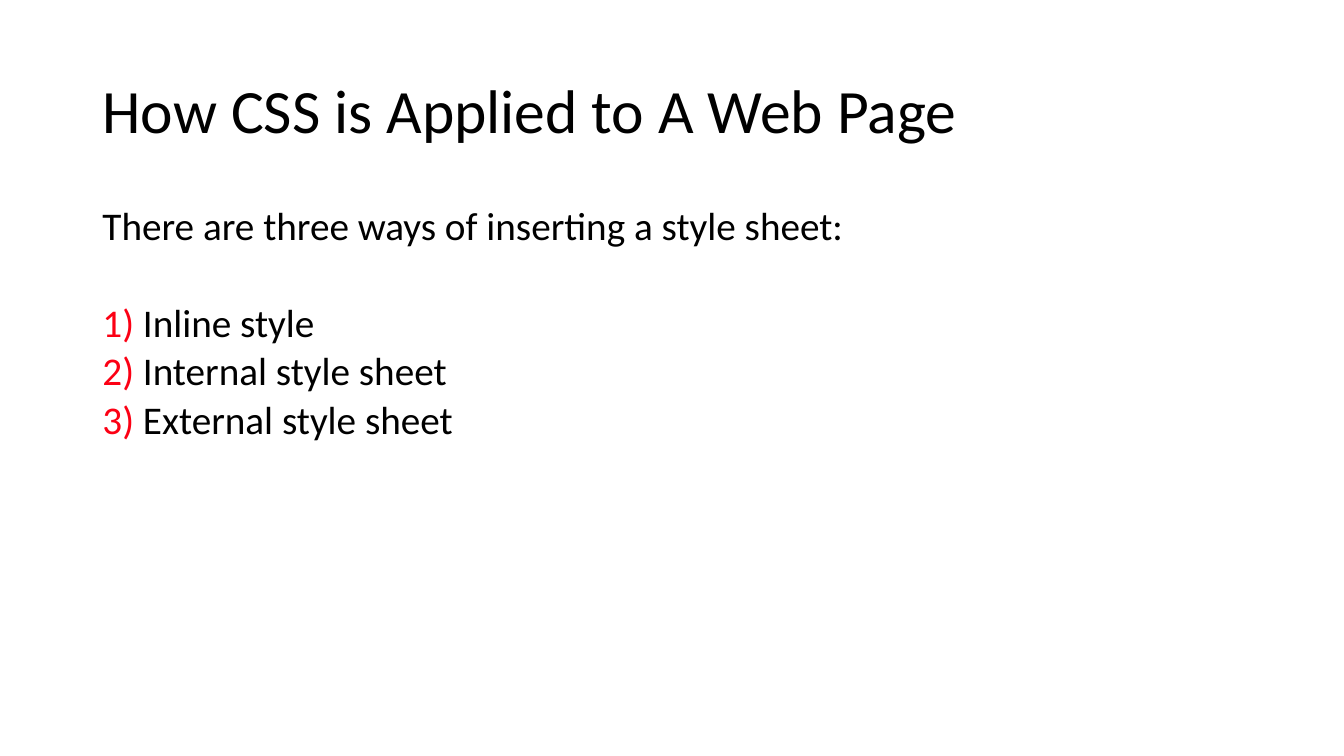
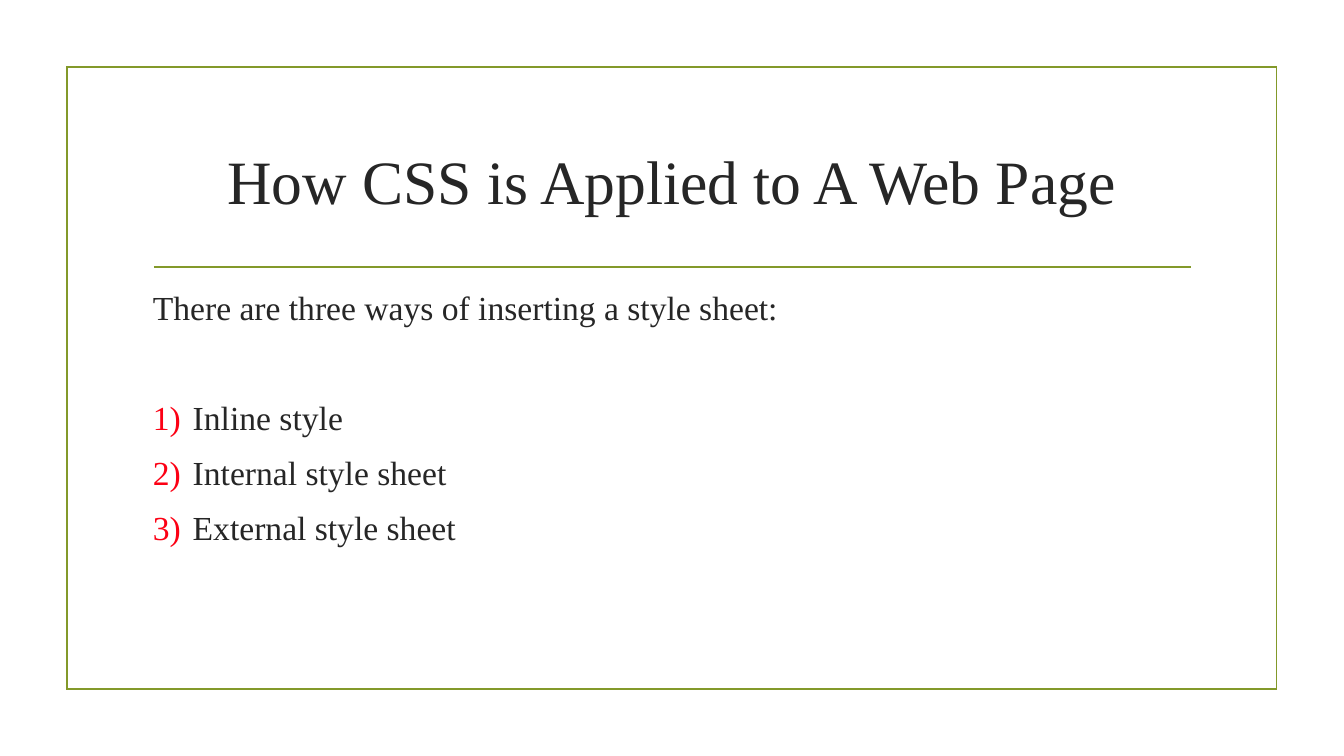
Before and after one commit to saikirandd/cssworkshop, a slide deck: slide 11 of Cascading Style Sheets- CSS.pptx. Drawn at 1344x756 pixels with LibreOffice and Linux fonts; fonts in the diff are those of the drawing; background and template pictures are left out. Boxes give left, top, right and bottom in pixels: in the first picture for what was removed or moved away, otherwise in the second. Text is boxed around its words. In the diff, an @@ line names an element or a change of style, - is before the commit and + after.

```diff
--- a/Cascading Style Sheets- CSS.pptx
+++ b/Cascading Style Sheets- CSS.pptx
@@ rectangle added at [67, 68, 1276, 690], outline #83992A 1.25 pt @@
@@ title "How CSS is Applied to ...": place and size @@
-title "How CSS is Applied to ..." at [102, 90, 956, 144]
+title "How CSS is Applied to ..." at [227, 161, 1116, 216]
@@ title "How CSS is Applied to ..." at [227, 161, 1116, 216]: font Calibri to Times New Roman, text colour #000000 to #262626; alignment left to centre; line spacing 0.9 to 1 @@
@@ line added from (154, 267) to (1191, 267), #83992A 1.25 pt @@
@@ text "There are three ways of ...": place and size @@
-text "There are three ways of ..." at [102, 212, 843, 441]
+text "There are three ways of ..." at [153, 296, 777, 546]
@@ text "There are three ways of ..." at [153, 296, 777, 546]: size 28 to 24 pt, font Calibri to Times New Roman, text colour #000000 to #262626; indent changed; line spacing 0.9 to 1; more space between paragraphs @@
```
Also in this commit, not shown: 20 other slides changed, 2 slides added.
